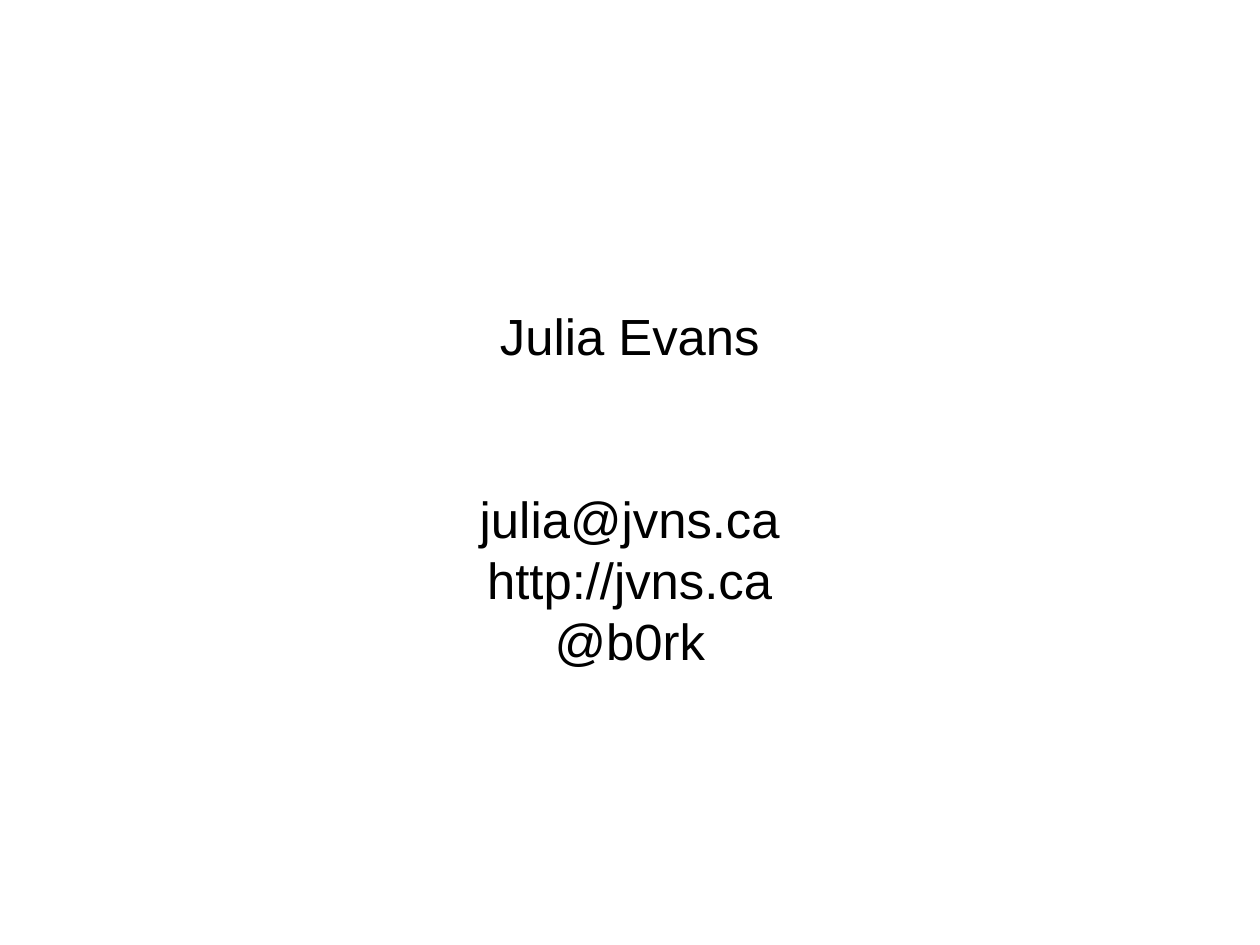
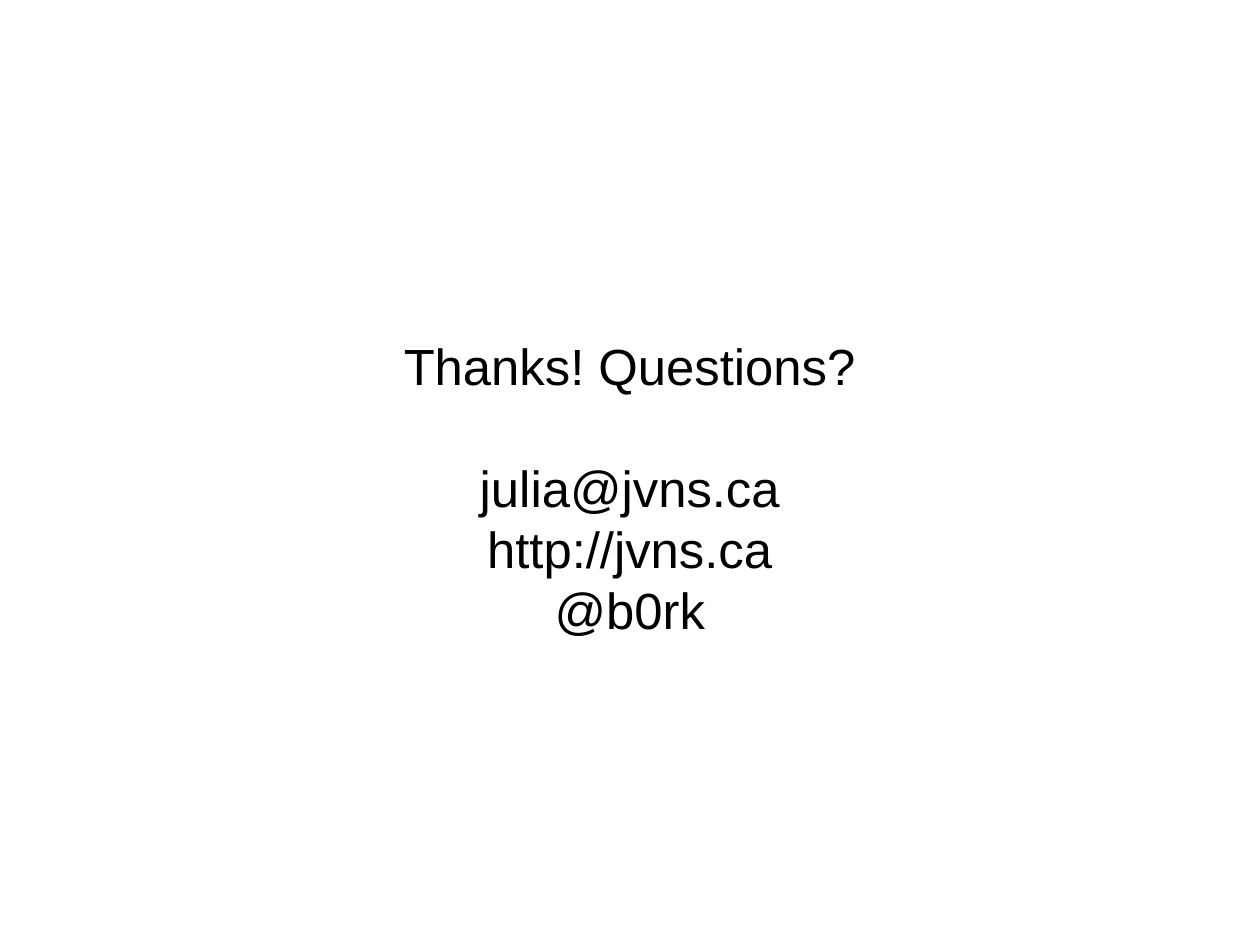
Before and after one commit to jvns/talks, a slide deck: slide 17 of hackshackers-bikes/bixi-slides.odp (slide 1 before the commit). Drawn at 1260x945 pixels with LibreOffice and Linux fonts; fonts in the diff are those of the drawing; background and template pictures are left out. Boxes give left, top, right and bottom in pixels: in the first picture for what was removed or moved away, otherwise in the second. Text is boxed around its words. In the diff, an @@ line names an element or a change of style, - is before the commit and + after.

```diff
--- a/hackshackers-bikes/bixi-slides.odp
+++ b/hackshackers-bikes/bixi-slides.odp
@@ subtitle at (404, 348, 855, 395): text changed @@
-Julia Evans
+Thanks! Questions?
```
Also in this commit, not shown: 1 slide added.
